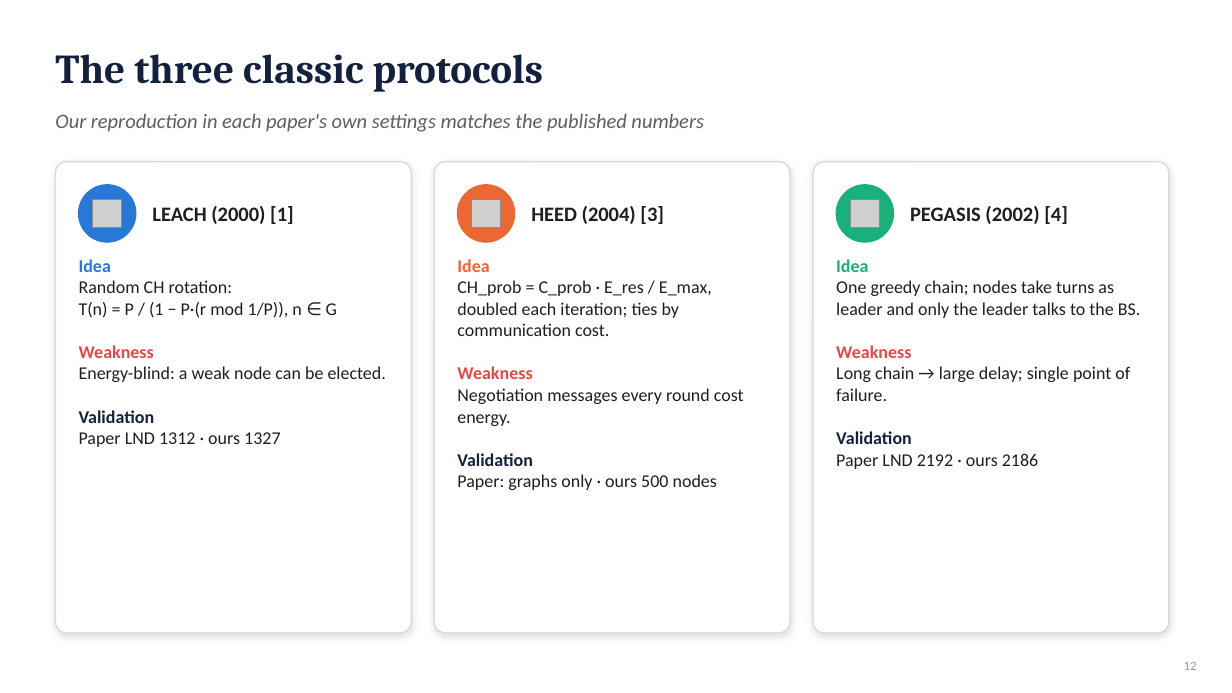
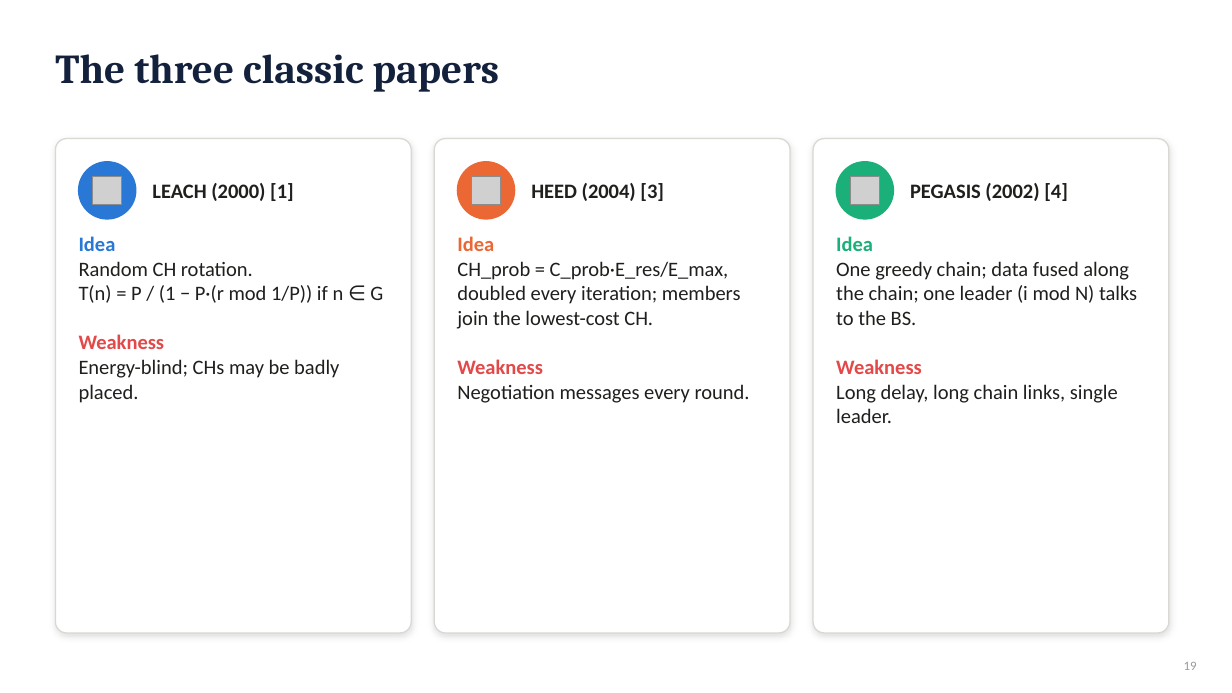
Before and after one commit to RahmaOshba/Routing-Protocols, a slide deck: slide 19 of thesis-final/Thesis_Defense_v8-Chain.pptx (slide 12 before the commit). Drawn at 1232x693 pixels with LibreOffice and Linux fonts; fonts in the diff are those of the drawing; grey boxes stand for pictures. Boxes give left, top, right and bottom in pixels: in the first picture for what was removed or moved away, otherwise in the second. Text is boxed around its words. In the diff, an @@ line names an element or a change of style, - is before the commit and + after.

```diff
--- a/thesis-final/Thesis_Defense_v8-Chain.pptx
+++ b/thesis-final/Thesis_Defense_v8-Chain.pptx
@@ text at (55, 54, 500, 92): text changed @@
-The three classic protocols
+The three classic papers
@@ text removed at (55, 113, 704, 132) @@
-Our reproduction in each paper's own settings matches the published numbers
@@ rounded rectangle: place and size @@
-rounded rectangle at (55, 162, 411, 633)
+rounded rectangle at (55, 139, 411, 633)
@@ rounded rectangle: place and size @@
-rounded rectangle at (434, 162, 790, 633)
+rounded rectangle at (434, 139, 790, 633)
@@ rounded rectangle: place and size @@
-rounded rectangle at (813, 162, 1169, 633)
+rounded rectangle at (813, 139, 1169, 633)
@@ 3 texts, 3 ellipses: place and size @@
-3 texts, 3 ellipses at (79, 185, 1068, 242)
+3 texts, 3 ellipses at (79, 162, 1068, 219)
@@ 3 pictures: place and size @@
-3 pictures at (92, 199, 880, 227)
+3 pictures at (92, 177, 880, 205)
@@ text at (79, 236, 165, 349): size 14 to 16 pt in "Idea", "Weakness" @@
@@ text "Idea": place and size @@
-text "Idea" at (79, 259, 386, 447)
+text "Idea" at (79, 236, 383, 403)
@@ text at (457, 236, 543, 374): size 14 to 16 pt in "Idea", "Weakness" @@
@@ text "Idea": place and size @@
-text "Idea" at (457, 259, 744, 490)
+text "Idea" at (457, 236, 750, 403)
@@ text at (836, 236, 922, 374): size 14 to 16 pt in "Idea", "Weakness" @@
@@ text "Idea": place and size @@
-text "Idea" at (836, 259, 1141, 469)
+text "Idea" at (836, 236, 1137, 423)
@@ text at (79, 261, 383, 303): text changed; size 14 to 16 pt @@
-Random CH rotation:
-T(n) = P / (1 − P·(r mod 1/P)), n ∈ G
+Random CH rotation.
+T(n) = P / (1 − P·(r mod 1/P)) if n ∈ G
@@ text at (457, 261, 741, 329): text changed; size 14 to 16 pt @@
-CH_prob = C_prob · E_res / E_max, doubled each iteration; ties by communication cost.
+CH_prob = C_prob·E_res/E_max, doubled every iteration; members join the lowest-cost CH.
@@ text at (836, 261, 1137, 325): text changed; size 14 to 16 pt @@
-One greedy chain; nodes take turns as leader and only the leader talks to the BS.
+One greedy chain; data fused along the chain; one leader (i mod N) talks to the BS.
@@ text at (79, 359, 339, 403): text changed; size 14 to 16 pt @@
-Energy-blind: a weak node can be elected.
-Validation
-Paper LND 1312 · ours 1327
+Energy-blind; CHs may be badly placed.
@@ text at (457, 384, 750, 403): text changed; size 14 to 16 pt @@
-Negotiation messages every round cost energy.
-Validation
-Paper: graphs only · ours 500 nodes
+Negotiation messages every round.
@@ text at (836, 384, 1118, 423): text changed; size 14 to 16 pt @@
-Long chain → large delay; single point of failure.
-Validation
-Paper LND 2192 · ours 2186
+Long delay, long chain links, single leader.
@@ text at (1184, 662, 1197, 670): text changed @@
-12
+19
```
Also in this commit, not shown: 20 other slides changed, 40 slides added, 18 slides removed, 44 other files.
